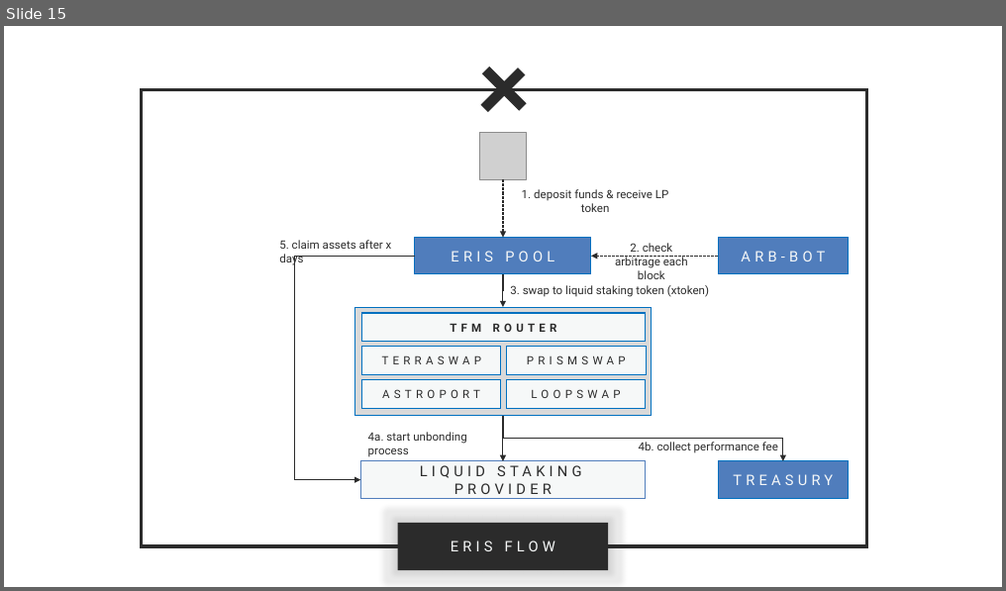
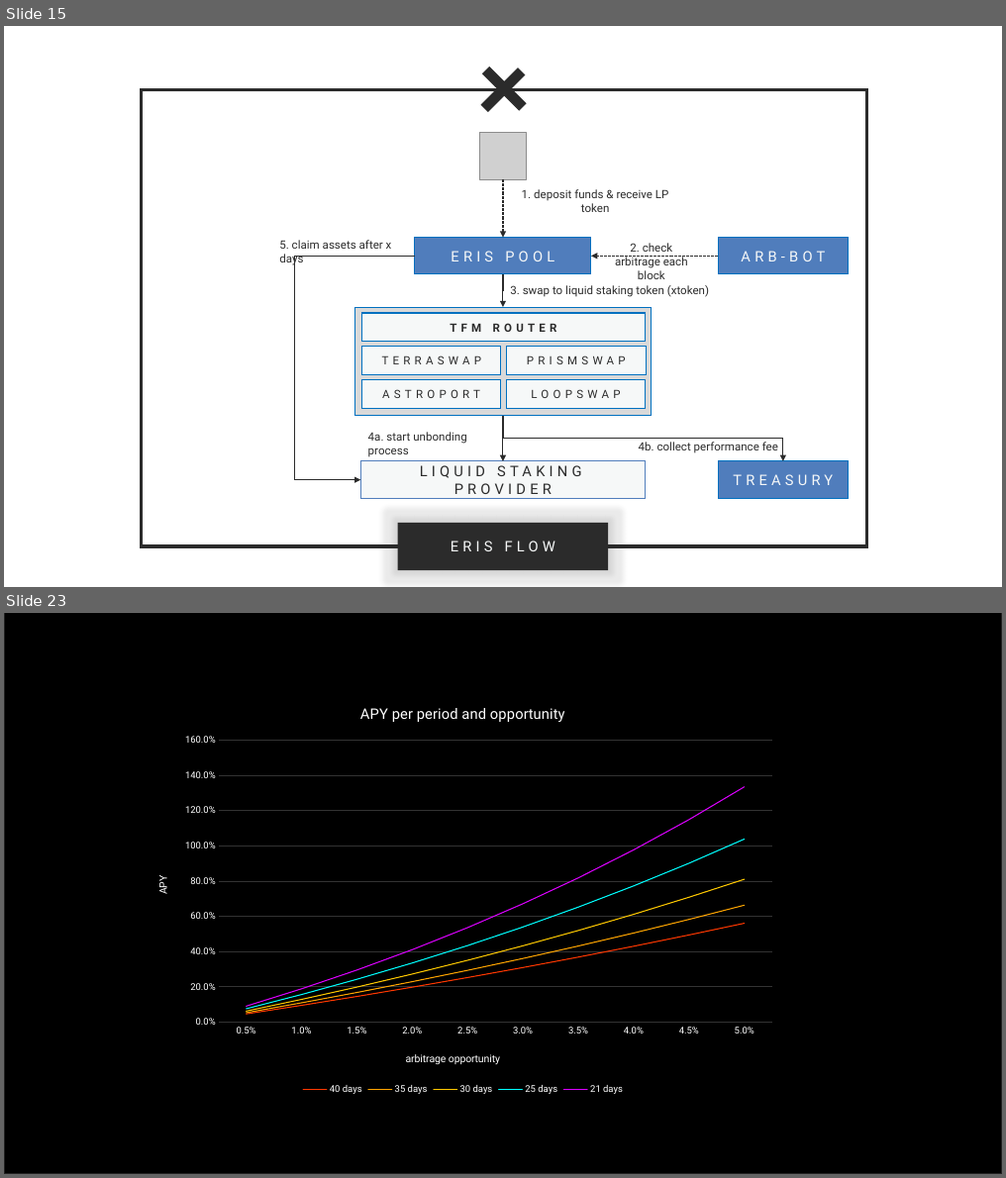
Before and after one commit to erisprotocol/docs, a slide deck: _assets/eris.pptx. Shown one above the other, each under a label of ours: slide 15 before the commit, slides 15 and 23 after it; the slides between them are not shown. The pictures are 1006x591 and 1006x1178 pixels, drawn with LibreOffice and Linux fonts; fonts in the diff are those of the drawing; grey boxes stand for pictures. Boxes give left, top, right and bottom in pixels: in the first picture for what was removed or moved away, otherwise in the second. Text is boxed around its words. In the diff, an @@ line names an element or a change of style, - is before the commit and + after.

```diff
--- a/_assets/eris.pptx
+++ b/_assets/eris.pptx
@@ slide 23 added at [4, 613, 1002, 1174], background #F6F8F8 @@
@@ rectangle added at [4, 613, 1002, 1174], fill #000000, outline #202020 1 pt @@
@@ line chart added at [141, 689, 785, 1099] @@
+title "APY per period and opportunity "
+categories: 5.0000000000000001E-3, 0.01, 1.4999999999999999E-2, 0.02, 2.5000000000000001E-2, 0.03, 3.5000000000000003E-2, 0.04, 4.4999999999999998E-2, 0.05
+40 days: 0.05, 0.1, 0.15, 0.2, 0.25, 0.31, 0.37, 0.43, 0.49, 0.56
+35 days: 0.05, 0.11, 0.17, 0.23, 0.29, 0.36, 0.43, 0.51, 0.58, 0.66
+30 days: 0.06, 0.13, 0.2, 0.27, 0.35, 0.43, 0.52, 0.61, 0.71, 0.81
+25 days: 0.08, 0.16, 0.24, 0.34, 0.43, 0.54, 0.65, 0.77, 0.9, 1.04
+21 days: 0.09, 0.19, 0.3, 0.41, 0.54, 0.67, 0.82, 0.98, 1.15, 1.34
```
Also in this commit, not shown: 4 slides changed, 3 other slides added, 6 slides removed, 23 other files.
